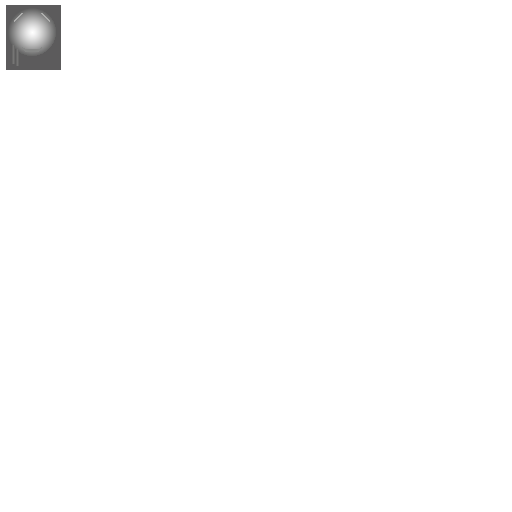
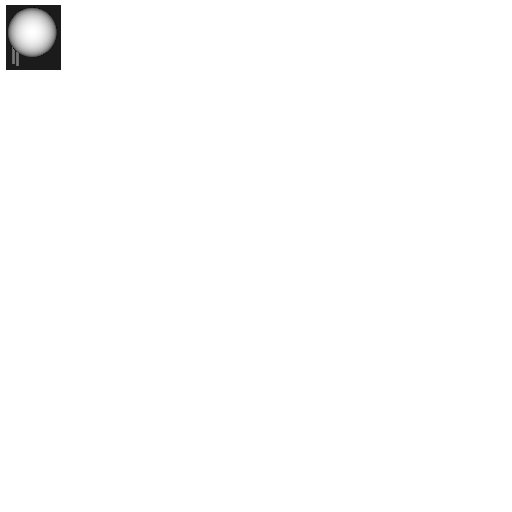
Revision of a layered w=512, h=512 image; what changed, layer by layer:
painted on "Normals" over [8, 7, 57, 57]
painted on "Layer 1" over [6, 5, 61, 70]
